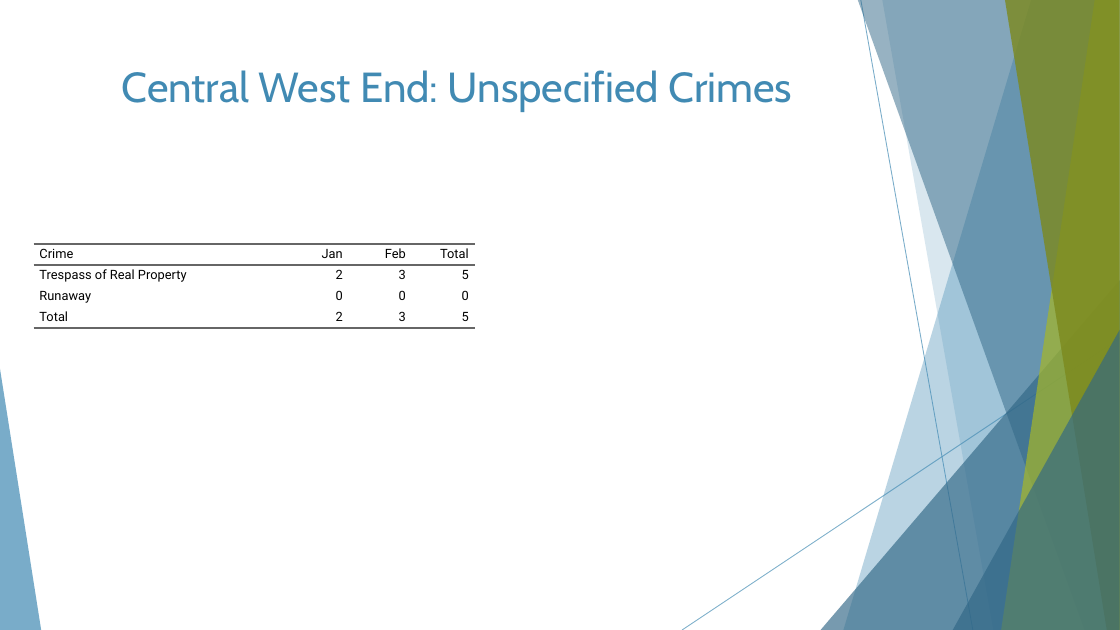
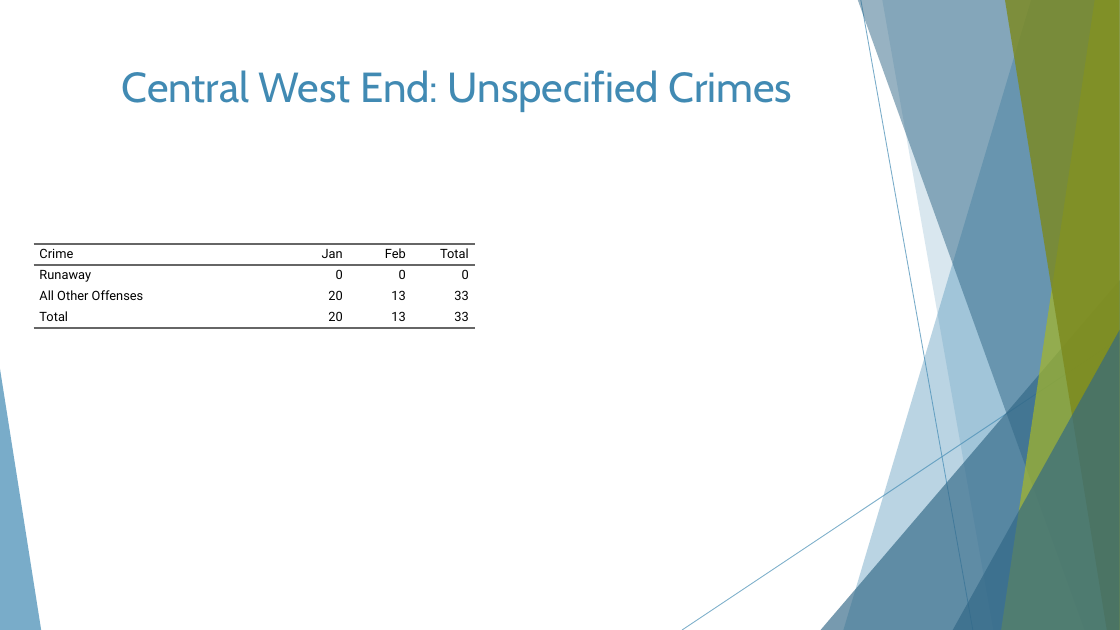
Before and after one commit to wumcrc/monthly-crime-reports, a slide deck: slide 23 of NIBRS/results/presentations/2022/February/fpse-bot-cwe-mc-February2022.pptx. Drawn at 1120x630 pixels with LibreOffice and Linux fonts; fonts in the diff are those of the drawing. Boxes give left, top, right and bottom in pixels: in the first picture for what was removed or moved away, otherwise in the second. Text is boxed around its words. In the diff, an @@ line names an element or a change of style, - is before the commit and + after.

```diff
--- a/NIBRS/results/presentations/2022/February/fpse-bot-cwe-mc-February2022.pptx
+++ b/NIBRS/results/presentations/2022/February/fpse-bot-cwe-mc-February2022.pptx
@@ table at (x1=34, y1=244, x2=475, y2=496) @@
-row 2: Trespass of Real Property | 2 | 3 | 5
-row 4: Total | 2 | 3 | 5
+row 3: All Other Offenses | 20 | 13 | 33
+row 4: Total | 20 | 13 | 33
```
Also in this commit, not shown: 11 other slides changed, 13 other files.
